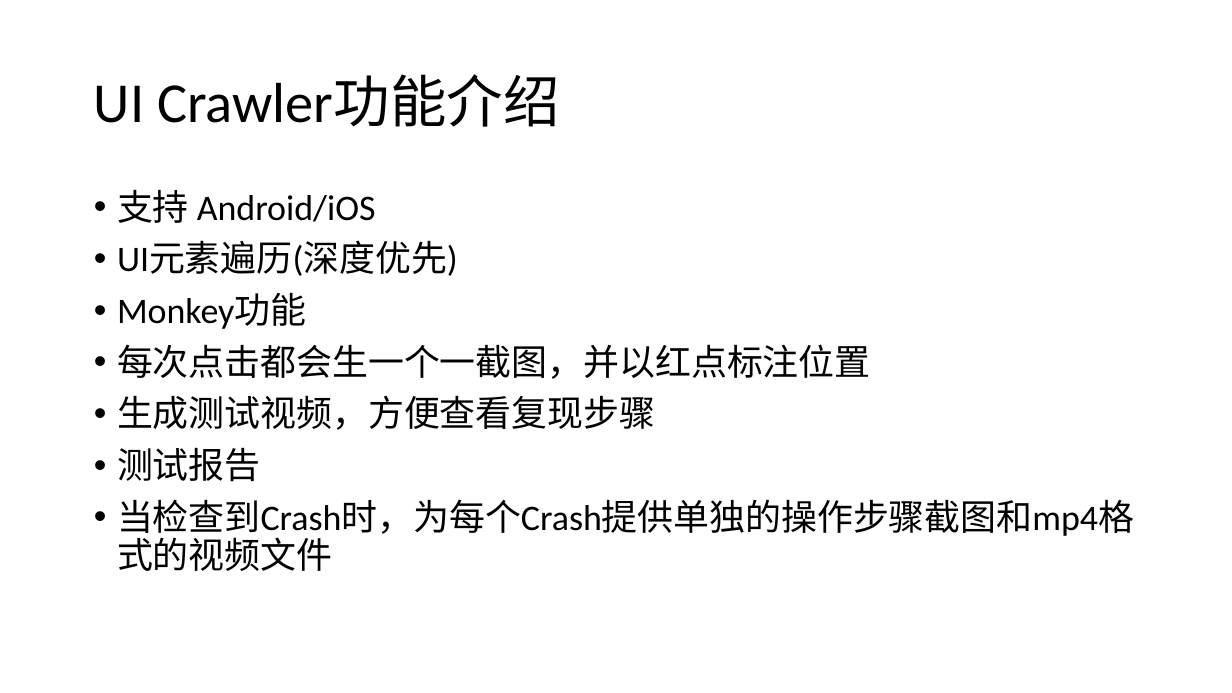
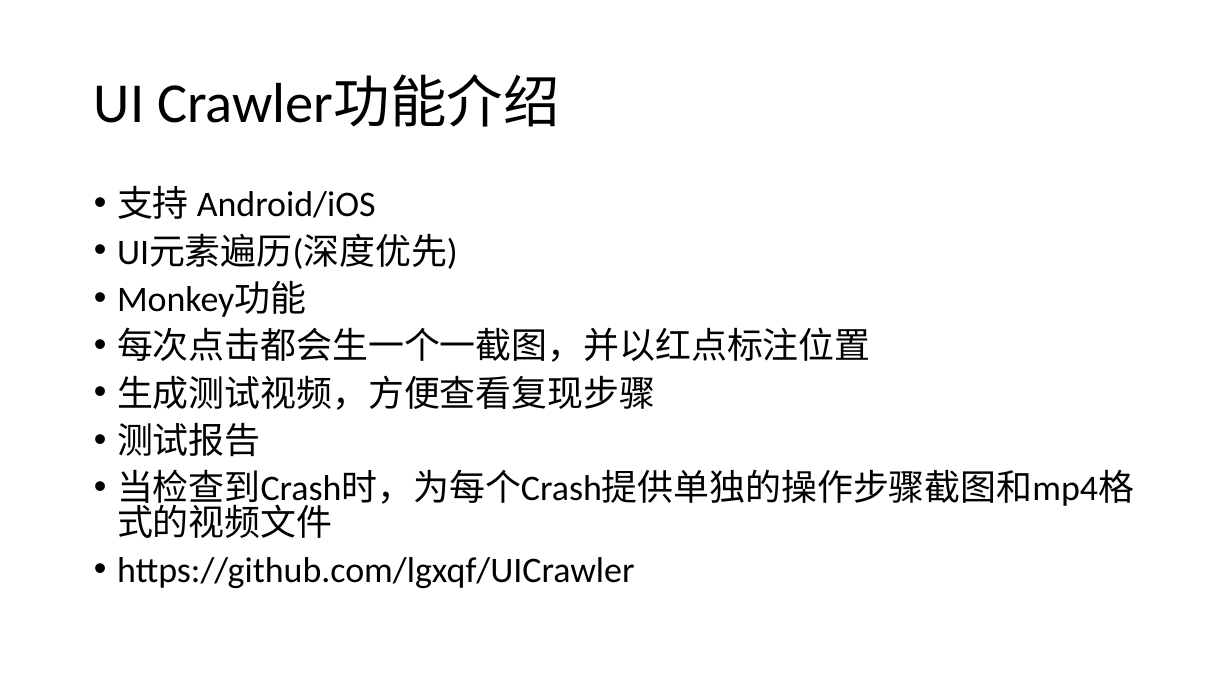
Before and after one commit to lgxqf/UICrawler, a slide deck: slide 4 of doc/UICrawler.pptx. Drawn at 1232x693 pixels with LibreOffice and Linux fonts; fonts in the diff are those of the drawing. Boxes give left, top, right and bottom in pixels: in the first picture for what was removed or moved away, otherwise in the second. Text is boxed around its words. In the diff, an @@ line names an element or a change of style, - is before the commit and + after.

```diff
--- a/doc/UICrawler.pptx
+++ b/doc/UICrawler.pptx
@@ text at [117, 185, 1134, 510]: line spacing 0.9 to 0.8 @@
@@ text at [117, 557, 635, 588]: paragraph added @@
+• https://github.com/lgxqf/UICrawler
```
Also in this commit, not shown: 1 other slide changed, 8 slides added, 1 other file.
